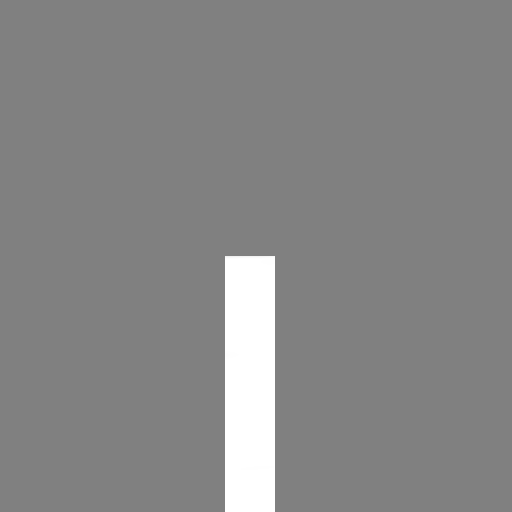
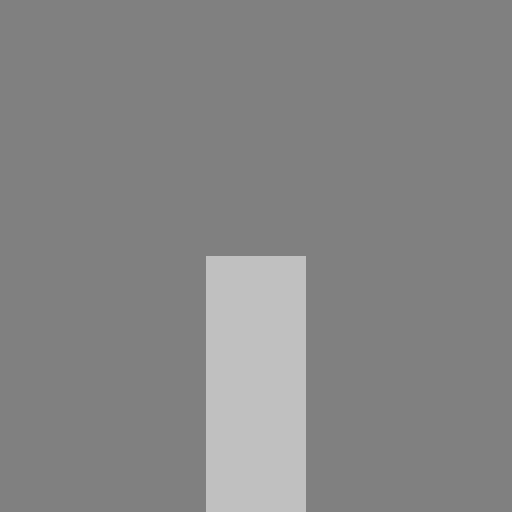
Before/after of a 512px x 512px layered artwork. What changed in the layer stack:
painted on "Background copy" over [206, 256, 306, 512]
